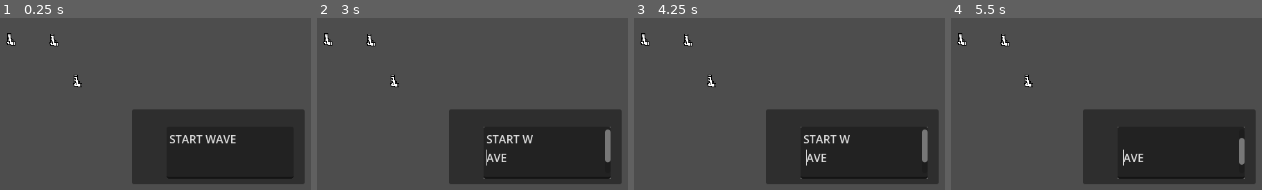
Above: before the commit, frames 1-4 (left to right).
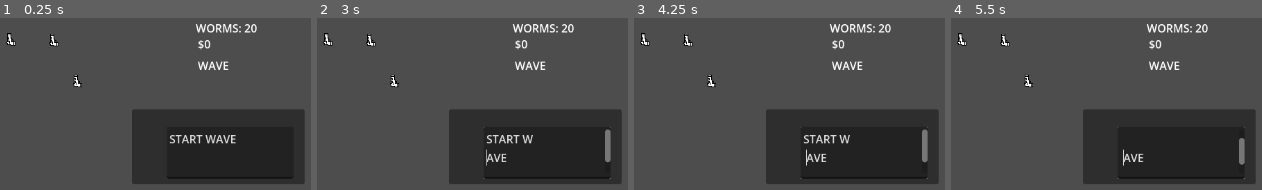
Above: after the commit, the same moments.

Repository: 100-Devs-1-Game/MossyMarchDefense
Game: Godot game, scene res://game/debug/debug_pathing.tscn
Two runs of this game, one before a commit and one after it. Both use one fixed random seed, a clock stepped at 60 frames per second and the inputs below.
Inputs (mouse positions are in pixels of both pictures, inside the frame that each line leads up to):
- Up to frame 1 (0.25 s): no input
- Up to frame 2 (3 s): click (534, 147) at 0.5 s; click (534, 147) at 1.25 s; click (534, 147) at 2 s; tap Enter at 2.75 s
- Up to frame 3 (4.25 s): tap Space at 3.5 s
- Up to frame 4 (5.5 s): tap Enter at 4.25 s; tap Space at 5 s

The runs differ from the first frame. In frame 1, 1.0% of the frame differs, in the area x 63-83%, y 3-31%; in frame 2, 1.0%; in frame 3, 1.0%; in frame 4, 1.0%.

Commit message:
DEBUG UI and enemy collision fix

Diff:
--- a/src/game/debug/debug_pathing.tscn
+++ b/src/game/debug/debug_pathing.tscn
@@ -82,3 +82,24 @@
 offset_top = 168.0
 offset_right = 458.0
 offset_bottom = 276.0
+
+[node name="Worms" type="Label" parent="."]
+offset_left = 301.0
+offset_top = 39.0
+offset_right = 363.0
+offset_bottom = 88.0
+text = "WORMS: "
+
+[node name="PlayerMoney" type="Label" parent="."]
+offset_left = 304.0
+offset_top = 62.0
+offset_right = 344.0
+offset_bottom = 85.0
+text = "$"
+
+[node name="WaveCounter" type="Label" parent="."]
+offset_left = 304.0
+offset_top = 93.0
+offset_right = 349.0
+offset_bottom = 116.0
+text = "WAVE"
--- a/src/game/enemies/debug_enemy.gd
+++ b/src/game/enemies/debug_enemy.gd
@@ -8,6 +8,7 @@
 
 
 var enemy_type : GlobalEnums.EnemyType
+var payout : int
 var level_manager
 
 func _ready():
@@ -22,7 +23,9 @@
 	enemy_type = enemy_stats.enemy_type
 	movement_component.max_movement_speed = enemy_stats.movement_speed
 	sprite_2d.texture = enemy_stats.enemy_sprite
+	payout = enemy_stats.enemy_payout
 
 func kill_enemy():
 	level_manager.adjust_enemies(-1)
+	level_manager.pay_player(payout)
 	self.queue_free()
--- a/src/game/enemies/debug_enemy.tscn
+++ b/src/game/enemies/debug_enemy.tscn
@@ -1,16 +1,15 @@
-[gd_scene load_steps=7 format=3 uid="uid://tgcyp6gpnxip"]
+[gd_scene load_steps=6 format=3 uid="uid://tgcyp6gpnxip"]
 
 [ext_resource type="Script" uid="uid://7e63ryy8u1a6" path="res://game/enemies/debug_enemy.gd" id="1_7ow6v"]
 [ext_resource type="PackedScene" uid="uid://b63va5oryp3q1" path="res://game/enemies/movement_component.tscn" id="1_y28og"]
-[ext_resource type="Resource" uid="uid://do6wgm75d1axm" path="res://resources/enemy_data/snail_enemy.tres" id="2_a5ir6"]
 [ext_resource type="Texture2D" uid="uid://dix8o26ddrdwb" path="res://assets/DEBUG/debug_enemy.png" id="3_1emua"]
 [ext_resource type="PackedScene" uid="uid://cbqaacuahs3s" path="res://game/enemies/health_component.tscn" id="3_bc8x5"]
 
 [sub_resource type="CircleShape2D" id="CircleShape2D_7ow6v"]
 
 [node name="DebugEnemy" type="CharacterBody2D" groups=["enemy"]]
+collision_mask = 2
 script = ExtResource("1_7ow6v")
-enemy_stats = ExtResource("2_a5ir6")
 
 [node name="MovementComponent" parent="." instance=ExtResource("1_y28og")]
 max_movement_speed = 15.0
--- a/src/game/level/level_manager.gd
+++ b/src/game/level/level_manager.gd
@@ -13,14 +13,26 @@
 @export var player_money : int
 @export var wave_start_button : Button
 
+# DEBUG LIKELY (will be better later)
+# Anything to do with these text labels is DEBUG, WILL BE IMRPOVED LATER
+@onready var worms = $"../Worms"
+@onready var player_money_label = $"../PlayerMoney"
+@onready var wave_counter = $"../WaveCounter"
+
+
 func _ready():
 	wave_start_button.pressed.connect(on_wave_start_button_pressed)
+
+	worms.text = "WORMS: " + str(player_worms)
+	player_money_label.text = "$" + str(player_money)
 
 func get_first_path_node():
 	return first_path_node
 
 func remove_worms():
 	player_worms -= 1
+
+	worms.text = "WORMS: " + str(player_worms)
 
 	if player_worms == 0:
 		lose_game()
@@ -34,6 +46,7 @@
 		end_wave()
 
 func start_wave():
+	wave_counter.text = "WAVE " + str(current_wave)
 	between_waves = false
 	wave_start_button.visible = false
 	enemy_spawner.start_wave()
@@ -47,6 +60,10 @@
 		between_waves = true
 		wave_start_button.visible = true
 
+func pay_player(payout: int):
+	player_money += payout
+	player_money_label.text = "$" + str(player_money)
+
 # TODO: Obviously this aint the final functions for winning nor losing
 func win_game():
 	print("You Won!")
--- a/src/resources/enemy_data/enemy.gd
+++ b/src/resources/enemy_data/enemy.gd
@@ -4,3 +4,4 @@
 @export var enemy_type : GlobalEnums.EnemyType
 @export var movement_speed : float
 @export var enemy_sprite : Texture2D # TODO: This will likely change as I understand animating stuff in godot better
+@export var enemy_payout : int = 10
